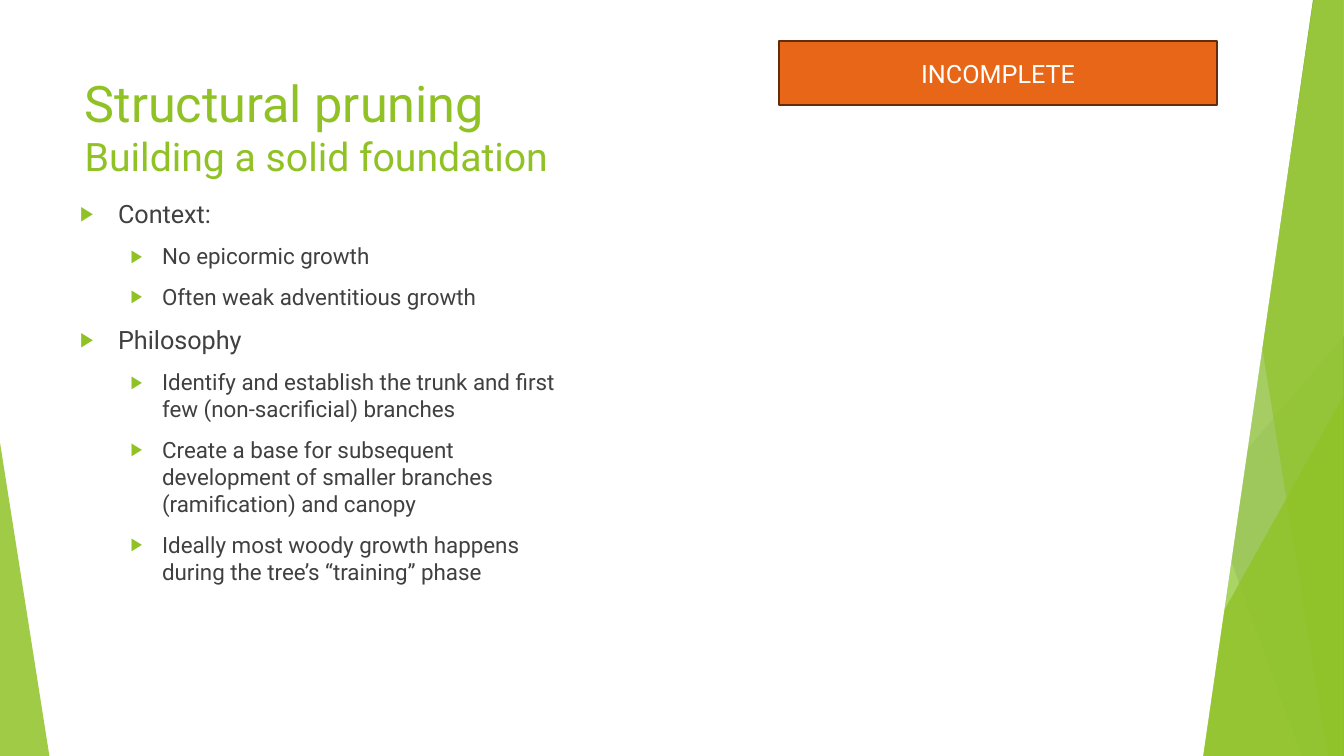
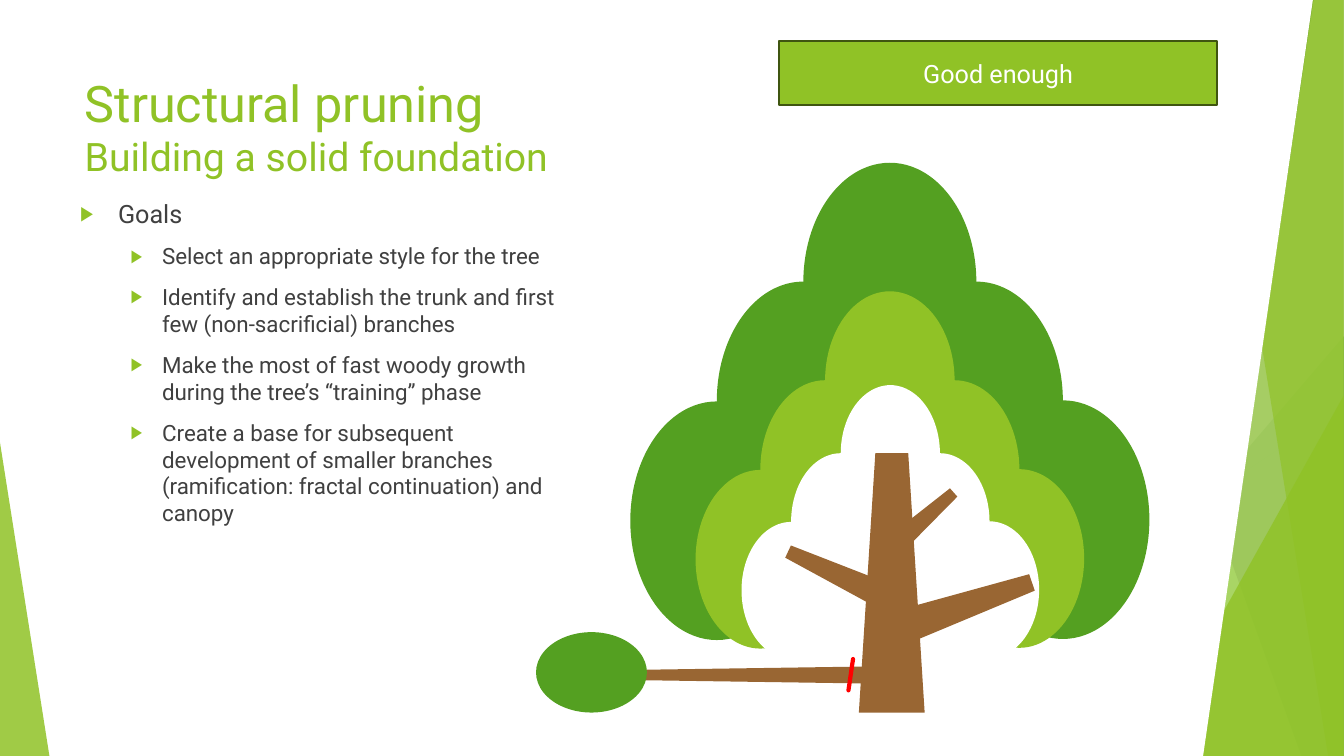
Before and after one commit to AlexLabram/Bonsai, a slide deck: slide 22 of Courseware/Bonsai On A Budget (running).pptx. Drawn at 1344x756 pixels with LibreOffice and Linux fonts; fonts in the diff are those of the drawing. Boxes give left, top, right and bottom in pixels: in the first picture for what was removed or moved away, otherwise in the second. Text is boxed around its words. In the diff, an @@ line names an element or a change of style, - is before the commit and + after.

Commit message:
First-pass "structural pruning" slide

```diff
--- a/Courseware/Bonsai On A Budget (running).pptx
+++ b/Courseware/Bonsai On A Budget (running).pptx
@@ rectangle "Good enough" at <box>779,41,1217,106</box>: fill #E76618 to #90C226; outline #652D0B 1.5 pt to #3F5511 1.5 pt @@
@@ text in rectangle at <box>923,64,1073,89</box>: text changed @@
-INCOMPLETE
+Good enough
@@ text at <box>118,204,539,269</box>: text changed @@
-▶ Context:
-  ▶ No epicormic growth
-  ▶ Often weak adventitious growth
-▶ Philosophy
+▶ Goals
+  ▶ Select an appropriate style for the tree
@@ text at <box>162,356,542,526</box>: text changed @@
-  ▶ Create a base for subsequent development of smaller branches (ramification) and canopy
-  ▶ Ideally most woody growth happens during the tree’s “training” phase
+  ▶ Make the most of fast woody growth during the tree’s “training” phase
+  ▶ Create a base for subsequent development of smaller branches (ramification: fractal continuation) and canopy
@@ group added at <box>630,162,1150,641</box>: 8 ellipses @@
@@ trapezoid added at <box>859,454,925,713</box>, fill #996633 @@
@@ group added at <box>696,291,1084,649</box>: 8 ellipses @@
@@ trapezoid added at <box>881,484,962,559</box>, fill #996633 @@
@@ group added at <box>742,385,1040,659</box>: 8 ellipses @@
@@ trapezoid added at <box>783,540,890,609</box>, fill #996633 @@
@@ trapezoid added at <box>897,566,1037,643</box>, fill #996633 @@
@@ ellipse added at <box>536,632,647,713</box>, fill #54A021 @@
@@ line added from (853, 659) to (849, 691), #FF0000 3 pt @@
@@ trapezoid added at <box>591,666,897,684</box>, fill #996633 @@
```
Also in this commit, not shown: 2 other slides changed.
